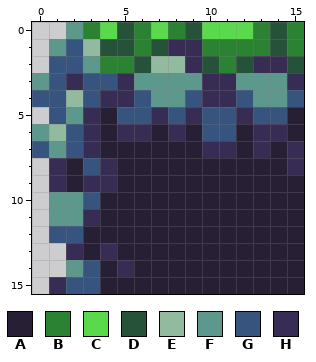
Two versions of one pixel-art sprite, assets/imagens/tiles/chao_esq_quina.png. The first picture shows the starting point.
The file is 16x16 pixels.
Palette (. is transparent): A #272034  B #2b8233  C #5bd94c  D #255239  E #91ba9e  F #5d988d  G #36547d  H #372c53
Pixels before, first column x 0:
 0 ..FBCDBCBDCCCBDB
 1 .FGEDDBDHHBBBBDB
 2 .GGFBBDEEHDBDHHD
 3 FGHGGHFFFFHHFFFH
 4 GGEGHHGFFGHHGFFG
 5 .GFHAGGHGHGGHGGA
 6 FEGHAHHAHAGGAHHA
 7 GFGHAAAAAAHHAHAH
 8 .HAGHAAAAAAAAAAH
 9 .HAHHAAAAAAAAAAA
10 .FFGAAAAAAAAAAAA
11 .FFHAAAAAAAAAAAA
12 .GGAAAAAAAAAAAAA
13 ..HAHAAAAAAAAAAA
14 ..FGAHAAAAAAAAAA
15 .HGGAAAAAAAAAAAA
New version:
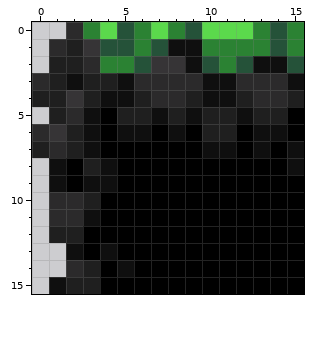
Diff:
{"colour":"A","old":"#272034","new":"#000000"}
{"colour":"E","old":"#91ba9e","new":"#363436"}
{"colour":"F","old":"#5d988d","new":"#2b2a2b"}
{"colour":"G","old":"#36547d","new":"#1f1f1f"}
{"colour":"H","old":"#372c53","new":"#0f0f0f"}
{"label":"changed","picture_box":[32,22,304,294]}
